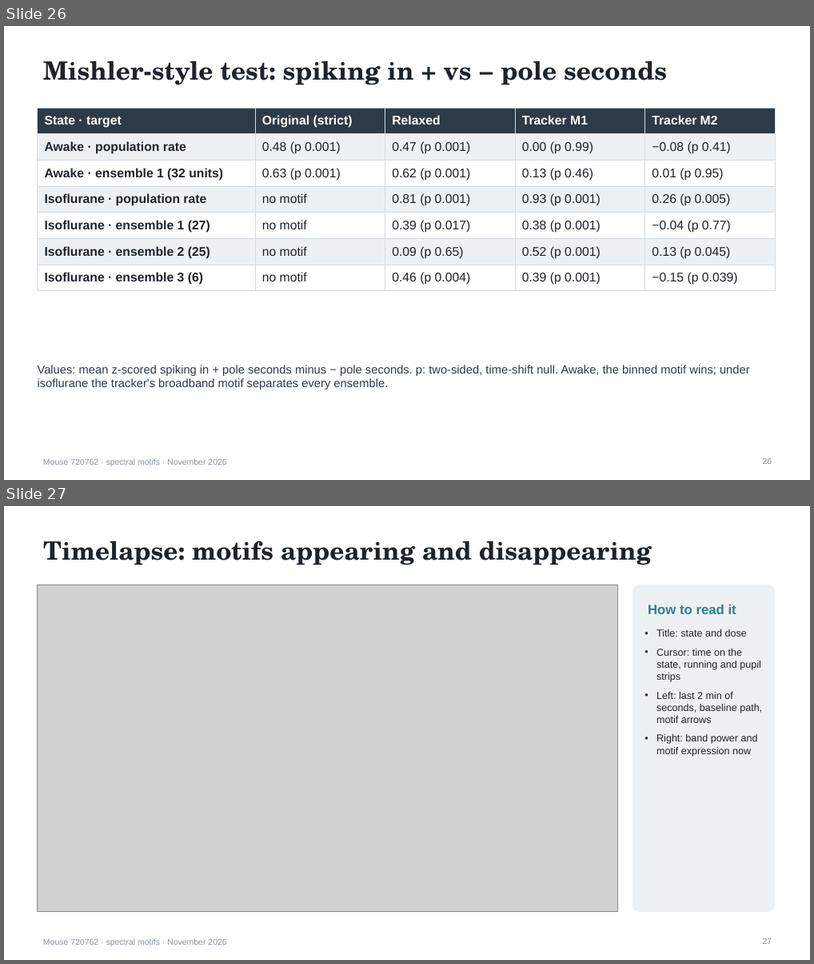
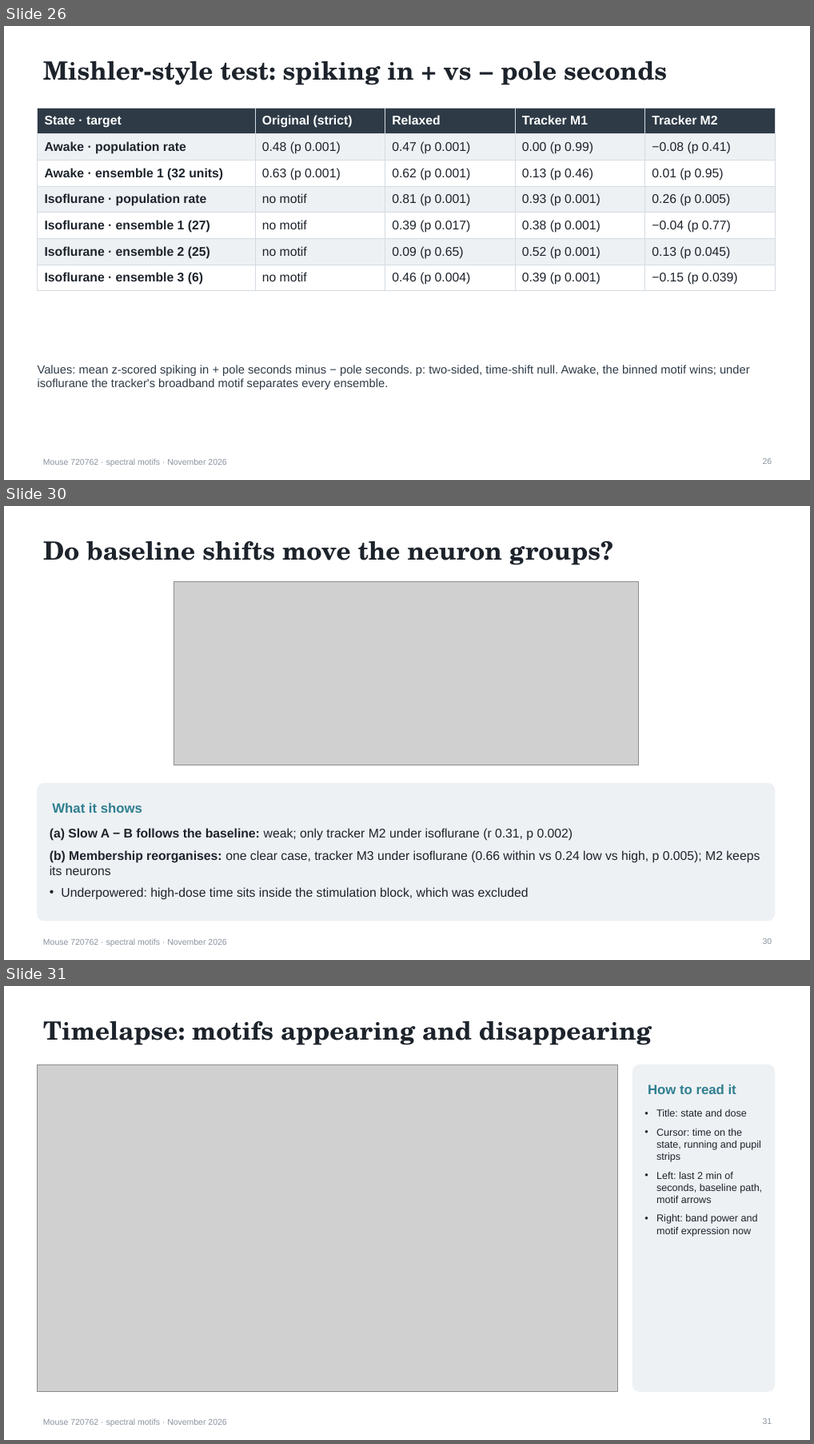
Before and after one commit to saasberkeley/dc-allen, a slide deck: data/out/2026-11-10_report/motif_tracking_report.pptx. Shown one above the other, each under a label of ours: slides 26 and 27 before the commit, slides 26, 30 and 31 after it; the slides between them are not shown. The pictures are 814x964 and 814x1444 pixels, drawn with LibreOffice and Linux fonts; fonts in the diff are those of the drawing; grey boxes stand for pictures. Boxes give left, top, right and bottom in pixels: in the first picture for what was removed or moved away, otherwise in the second. Text is boxed around its words. In the diff, an @@ line names an element or a change of style, - is before the commit and + after.

```diff
--- a/data/out/2026-11-10_report/motif_tracking_report.pptx
+++ b/data/out/2026-11-10_report/motif_tracking_report.pptx
@@ slide 30 added at box(4, 506, 810, 960), background #FFFFFF; not listed: 1 template element that a slide beside it also shows @@
@@ title added at box(43, 541, 614, 565), 30 pt, text #1D232B, bold @@
+Do baseline shifts move the neuron groups?
@@ picture added at box(174, 582, 638, 765) @@
@@ rounded rectangle added at box(38, 783, 775, 920), fill #EEF1F4, outline #EEF1F4 1 pt @@
@@ text added at box(52, 803, 142, 812), 16 pt, text #2F7F8F, bold @@
+What it shows
@@ text added at box(50, 828, 760, 900), 15 pt, text #1D232B @@
+• (a) Slow A − B follows the baseline: weak; only tracker M2 under isoflurane (r 0.31, p 0.002)
+• (b) Membership reorganises: one clear case, tracker M3 under isoflurane (0.66 within vs 0.24 low vs high, p 0.005); M2 keeps its neurons
+• Underpowered: high-dose time sits inside the stimulation block, which was excluded
@@ page number added at box(763, 938, 773, 944), 10 pt, text #8A94A0 @@
+30
@@ what was slide 27 is now slide 31 @@
@@ page number at box(763, 1418, 773, 1424): text changed @@
-27
+31
```
Also in this commit, not shown: 1 slide changed, 4 other slides added, 7 other files.
